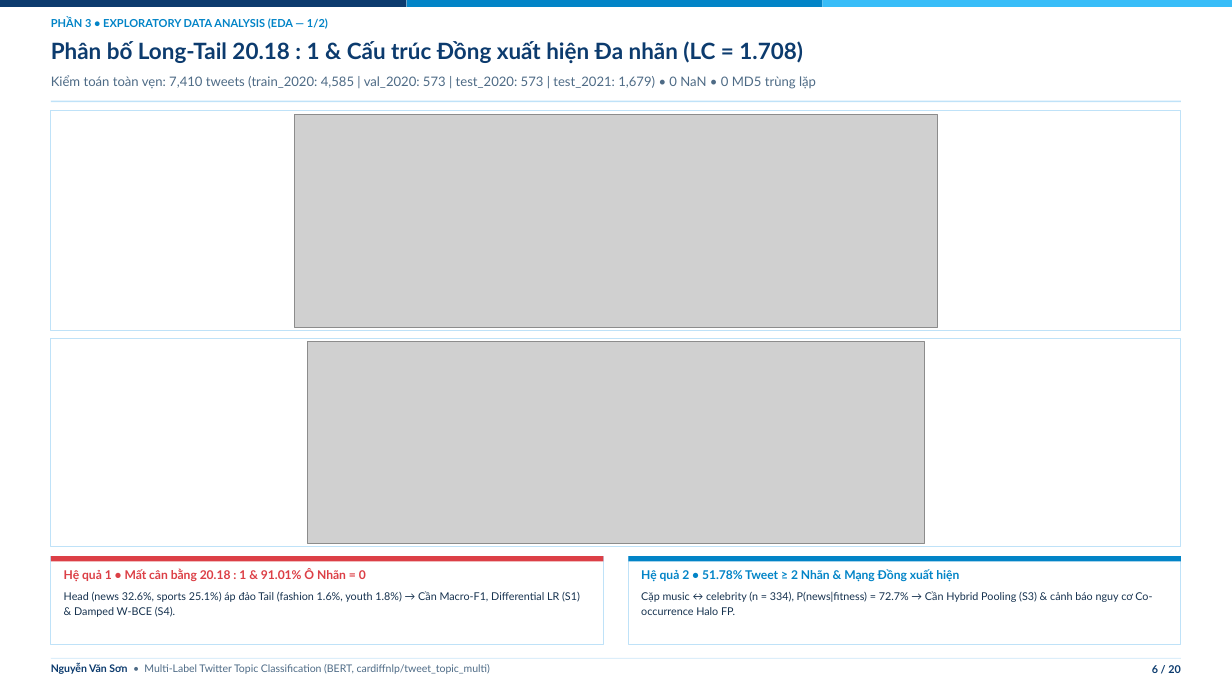
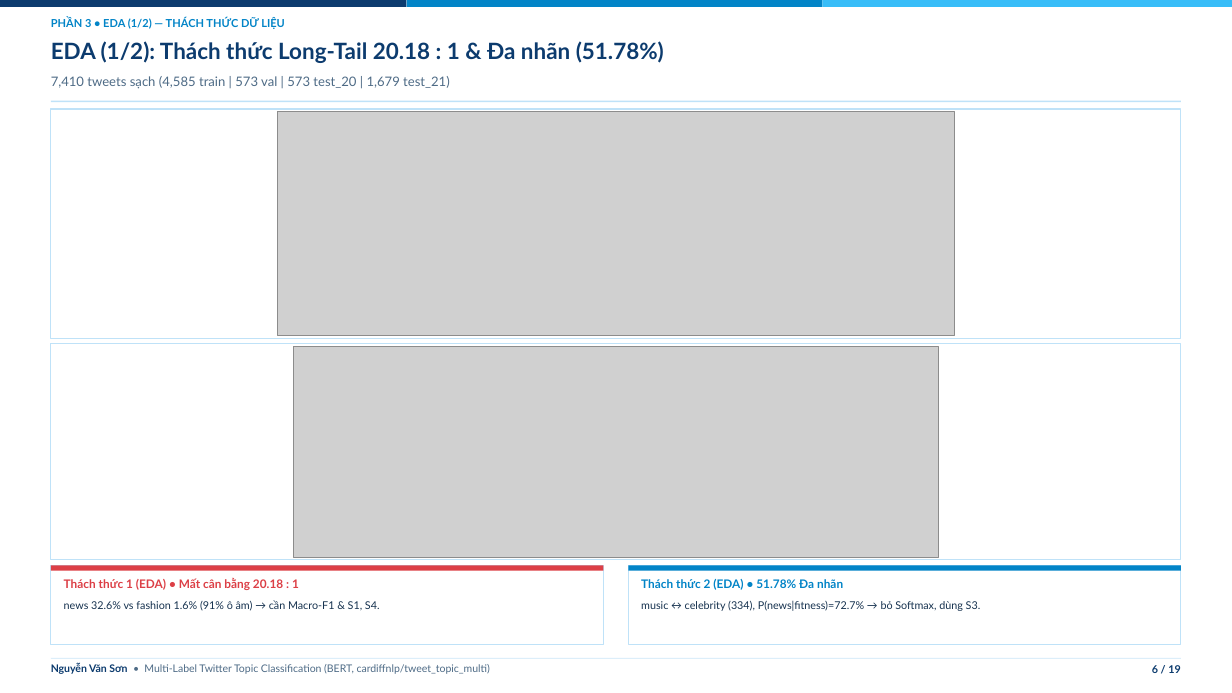
Before and after one commit to cakho6179/tweet_topic_benchmark, a slide deck: slide 6 of presentation/tweet_topic_bert_evaluation.pptx. Drawn at 1232x693 pixels with LibreOffice and Linux fonts; fonts in the diff are those of the drawing; grey boxes stand for pictures; background and template pictures are left out. Boxes give left, top, right and bottom in pixels: in the first picture for what was removed or moved away, otherwise in the second. Text is boxed around its words. In the diff, an @@ line names an element or a change of style, - is before the commit and + after.

```diff
--- a/presentation/tweet_topic_bert_evaluation.pptx
+++ b/presentation/tweet_topic_bert_evaluation.pptx
@@ text at [51,18,285,29]: text changed @@
-PHẦN 3 • EXPLORATORY DATA ANALYSIS (EDA — 1/2)
+PHẦN 3 • EDA (1/2) — THÁCH THỨC DỮ LIỆU
@@ text at [51,41,664,63]: text changed @@
-Phân bố Long-Tail 20.18 : 1 & Cấu trúc Đồng xuất hiện Đa nhãn (LC = 1.708)
+EDA (1/2): Thách thức Long-Tail 20.18 : 1 & Đa nhãn (51.78%)
@@ text at [51,76,450,89]: text changed @@
-Kiểm toán toàn vẹn: 7,410 tweets (train_2020: 4,585 | val_2020: 573 | test_2020: 573 | test_2021: 1,679) • 0 NaN • 0 MD5 trùng lặp
+7,410 tweets sạch (4,585 train | 573 val | 573 test_20 | 1,679 test_21)
@@ rectangle: place and size @@
-rectangle at [51,111,1181,331]
+rectangle at [51,109,1181,338]
@@ picture: place and size @@
-picture at [294,115,937,327]
+picture at [277,112,955,335]
@@ rectangle: place and size @@
-rectangle at [51,338,1181,547]
+rectangle at [51,344,1181,560]
@@ picture: place and size @@
-picture at [308,342,925,543]
+picture at [293,347,938,557]
@@ rectangle: place and size @@
-rectangle at [51,556,604,645]
+rectangle at [51,566,604,645]
@@ rectangle: place and size @@
-rectangle at [51,556,604,562]
+rectangle at [51,566,604,571]
@@ rectangle: place and size @@
-rectangle at [628,556,1181,645]
+rectangle at [628,566,1181,645]
@@ rectangle: place and size @@
-rectangle at [628,556,1181,562]
+rectangle at [628,566,1181,571]
@@ text at [64,578,380,611]: text changed @@
-Hệ quả 1 • Mất cân bằng 20.18 : 1 & 91.01% Ô Nhãn = 0
-Head (news 32.6%, sports 25.1%) áp đảo Tail (fashion 1.6%, youth 1.8%) → Cần Macro-F1, Differential LR (S1) & Damped W-BCE (S4).
+Thách thức 1 (EDA) • Mất cân bằng 20.18 : 1
+news 32.6% vs fashion 1.6% (91% ô âm) → cần Macro-F1 & S1, S4.
@@ text at [641,579,981,611]: text changed @@
-Hệ quả 2 • 51.78% Tweet ≥ 2 Nhãn & Mạng Đồng xuất hiện
-Cặp music ↔ celebrity (n = 334), P(news|fitness) = 72.7% → Cần Hybrid Pooling (S3) & cảnh báo nguy cơ Co-occurrence Halo FP.
+Thách thức 2 (EDA) • 51.78% Đa nhãn
+music ↔ celebrity (334), P(news|fitness)=72.7% → bỏ Softmax, dùng S3.
@@ text at [1152,665,1180,673]: text changed @@
-6 / 20
+6 / 19
```
Also in this commit, not shown: 11 other slides changed, 7 slides added, 8 slides removed, 16 other files.
